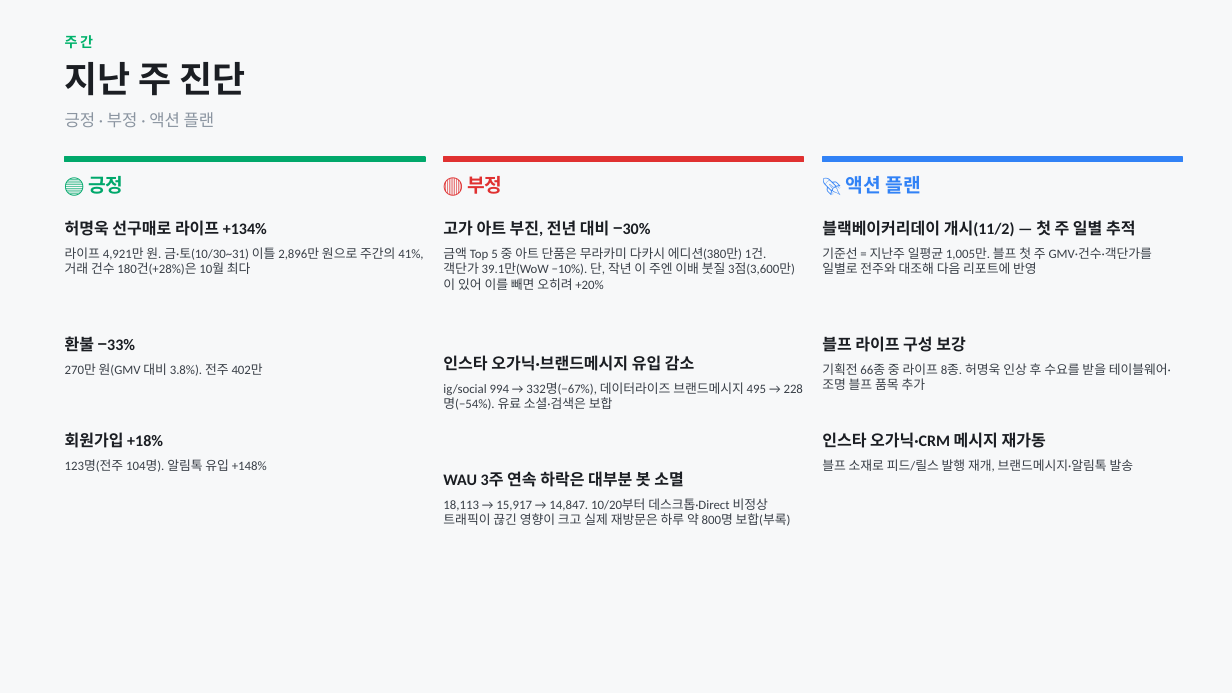
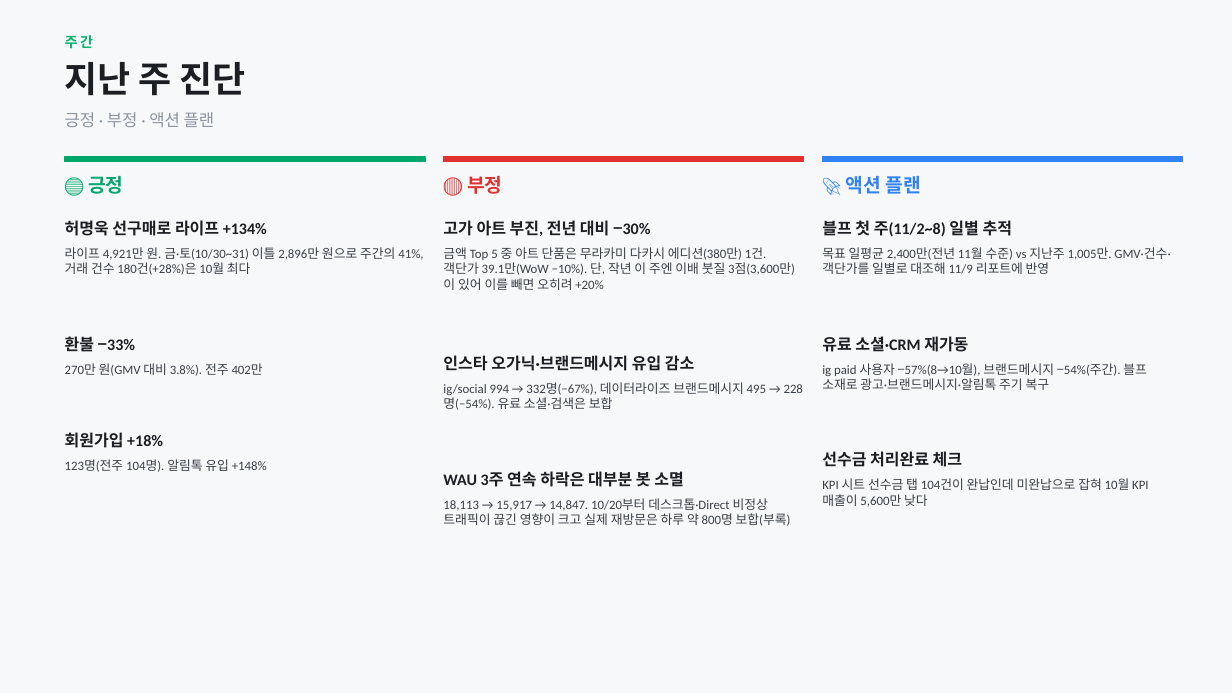
Before and after one commit to Su-pbg/dashboard, a slide deck: slide 8 of PBG_성과공유_2026-11-02.pptx. Drawn at 1232x693 pixels with LibreOffice and Linux fonts; fonts in the diff are those of the drawing. Boxes give left, top, right and bottom in pixels: in the first picture for what was removed or moved away, otherwise in the second. Text is boxed around its words. In the diff, an @@ line names an element or a change of style, - is before the commit and + after.

```diff
--- a/PBG_성과공유_2026-11-02.pptx
+++ b/PBG_성과공유_2026-11-02.pptx
@@ text at [822,220,1012,237]: text changed @@
-블랙베이커리데이 개시(11/2) — 첫 주 일별 추적
+블프 첫 주(11/2~8) 일별 추적
@@ text at [822,247,1170,274]: text changed @@
-기준선 = 지난주 일평균 1,005만. 블프 첫 주 GMV·건수·객단가를 일별로 전주와 대조해 다음 리포트에 반영
+목표 일평균 2,400만(전년 11월 수준) vs 지난주 1,005만. GMV·건수·객단가를 일별로 대조해 11/9 리포트에 반영
@@ text at [822,336,968,352]: text changed @@
-블프 라이프 구성 보강
+유료 소셜·CRM 재가동
@@ text at [822,363,1147,390]: text changed @@
-기획전 66종 중 라이프 8종. 허명욱 인상 후 수요를 받을 테이블웨어·조명 블프 품목 추가
+ig paid 사용자 −57%(8→10월), 브랜드메시지 −54%(주간). 블프 소재로 광고·브랜드메시지·알림톡 주기 복구
@@ text at [822,478,1148,506]: text changed @@
-블프 소재로 피드/릴스 발행 재개, 브랜드메시지·알림톡 발송
+KPI 시트 선수금 탭 104건이 완납인데 미완납으로 잡혀 10월 KPI 매출이 5,600만 낮다
@@ text at [822,451,962,467]: text changed @@
-인스타 오가닉·CRM 메시지 재가동
+선수금 처리완료 체크
```
Also in this commit, not shown: 1 other slide changed.
